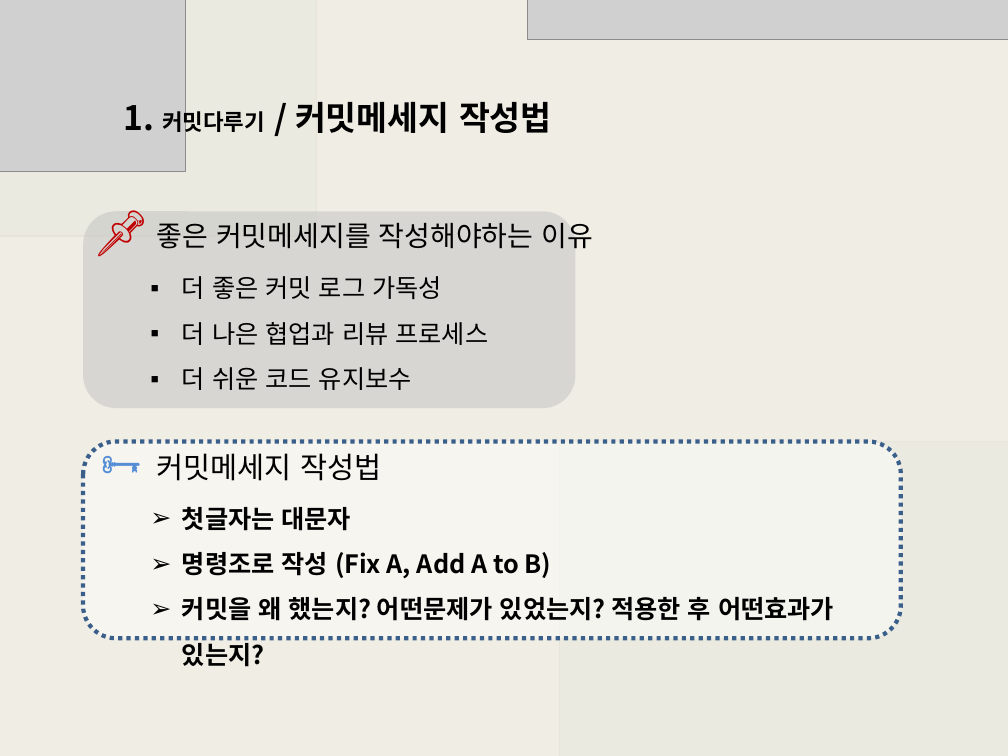
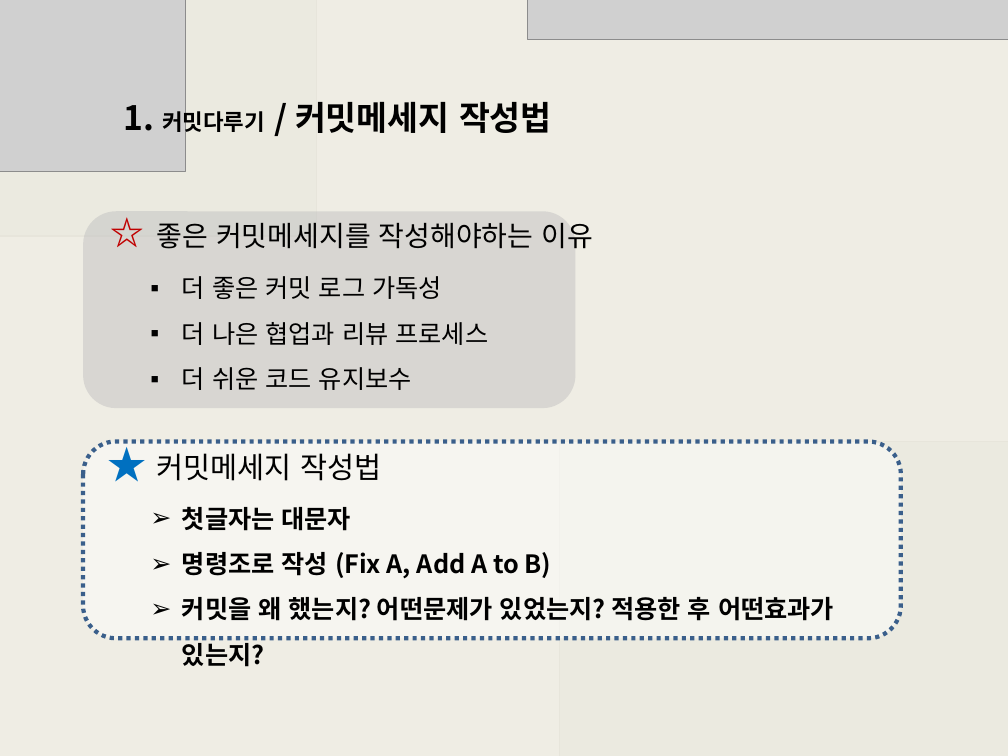
Before and after one commit to lee-bomi/TIL, a slide deck: slide 11 of Today I learned/git.pptx. Drawn at 1008x756 pixels with LibreOffice and Linux fonts; fonts in the diff are those of the drawing; grey boxes stand for pictures. Boxes give left, top, right and bottom in pixels: in the first picture for what was removed or moved away, otherwise in the second. Text is boxed around its words. In the diff, an @@ line names an element or a change of style, - is before the commit and + after.

```diff
--- a/Today I learned/git.pptx
+++ b/Today I learned/git.pptx
@@ text at bbox=[101, 207, 145, 257]: text changed; size 36 to 24 pt @@
-📌
+☆
@@ text at bbox=[98, 435, 152, 493]: text changed; size 36 to 28 pt; text colour #558ED5 to #0070C0 @@
-🗝
+★
```
Also in this commit, not shown: 2 other slides changed, 14 slides added, 45 other files.
